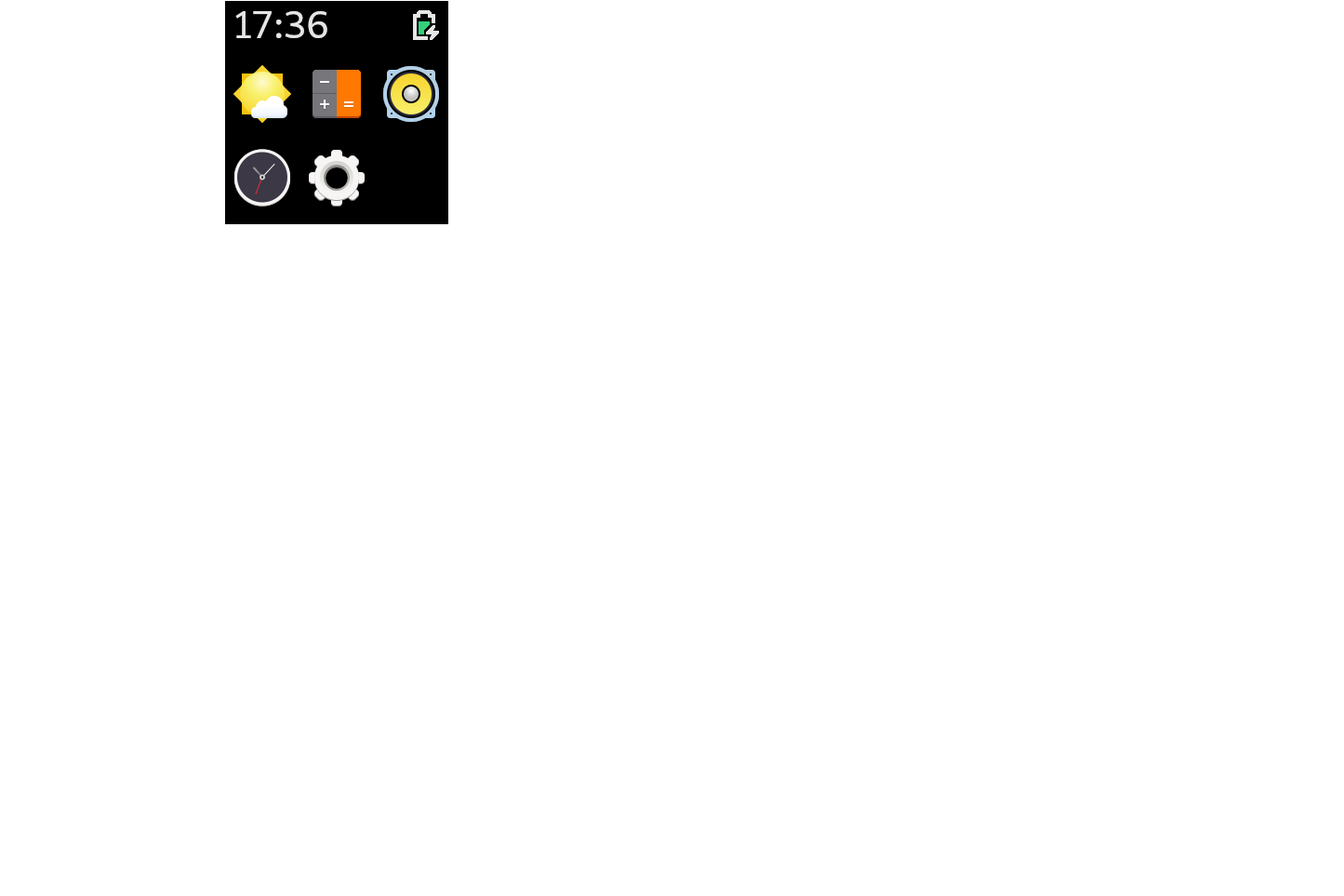
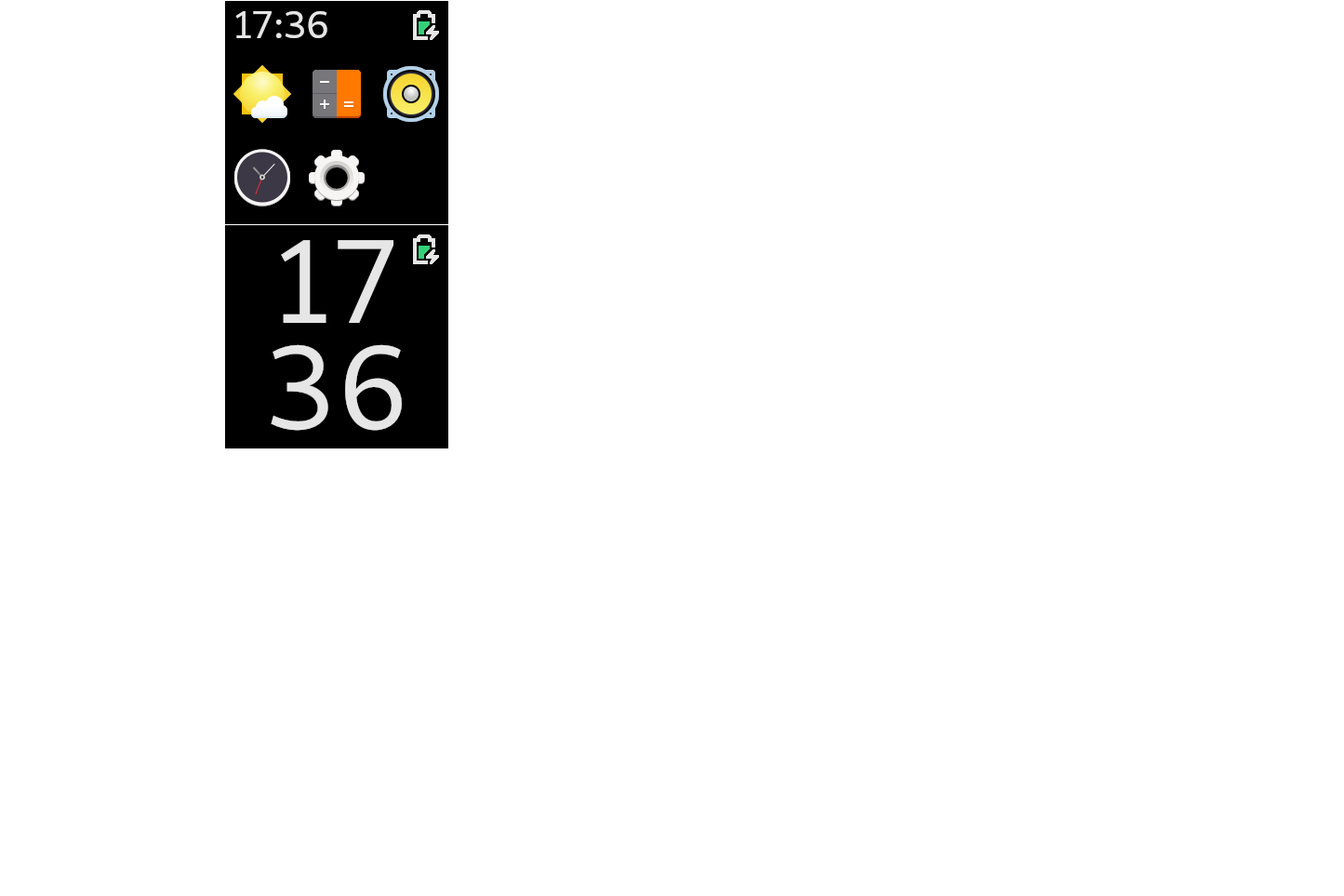
Two versions of the same layered image (1344px x 896px). Layer-by-layer changes:
added layer "Pasted Layer #1" above "Grid" over (225, 225, 449, 449)
